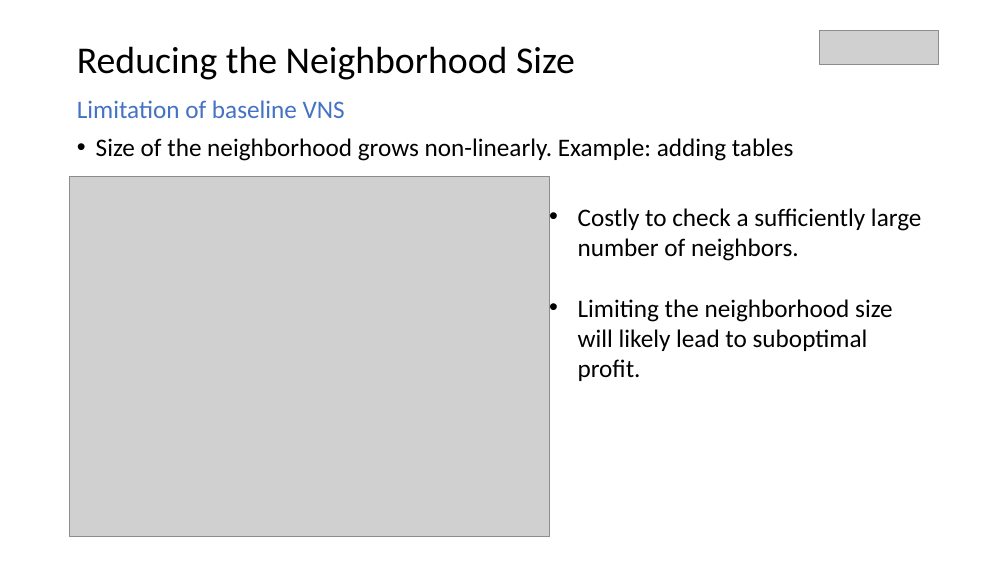
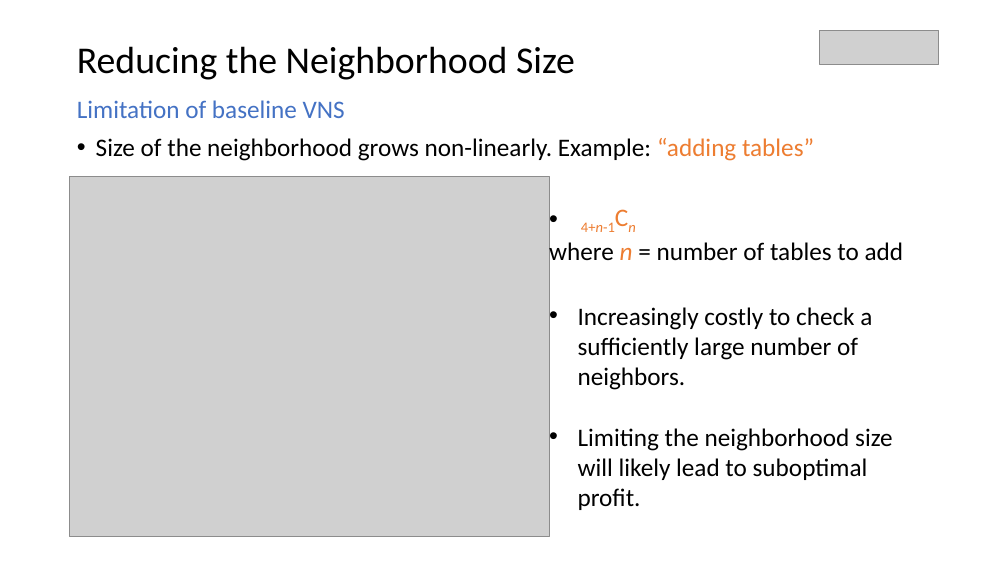
Before and after one commit to parkjan4/OptSim, a slide deck: slide 20 of Presentation.pptx. Drawn at 1008x567 pixels with LibreOffice and Linux fonts; fonts in the diff are those of the drawing; grey boxes stand for pictures. Boxes give left, top, right and bottom in pixels: in the first picture for what was removed or moved away, otherwise in the second. Text is boxed around its words. In the diff, an @@ line names an element or a change of style, - is before the commit and + after.

Commit message:
pres update

```diff
--- a/Presentation.pptx
+++ b/Presentation.pptx
@@ text at <box>96,138,814,161</box>: text changed @@
-• Size of the neighborhood grows non-linearly. Example: adding tables
+• Size of the neighborhood grows non-linearly. Example: “adding tables”
@@ text at <box>549,222,904,390</box>: text changed @@
-• Costly to check a sufficiently large number of neighbors.
+• 4+n-1Cn
+where n = number of tables to add
+• Increasingly costly to check a sufficiently large number of neighbors.
```
